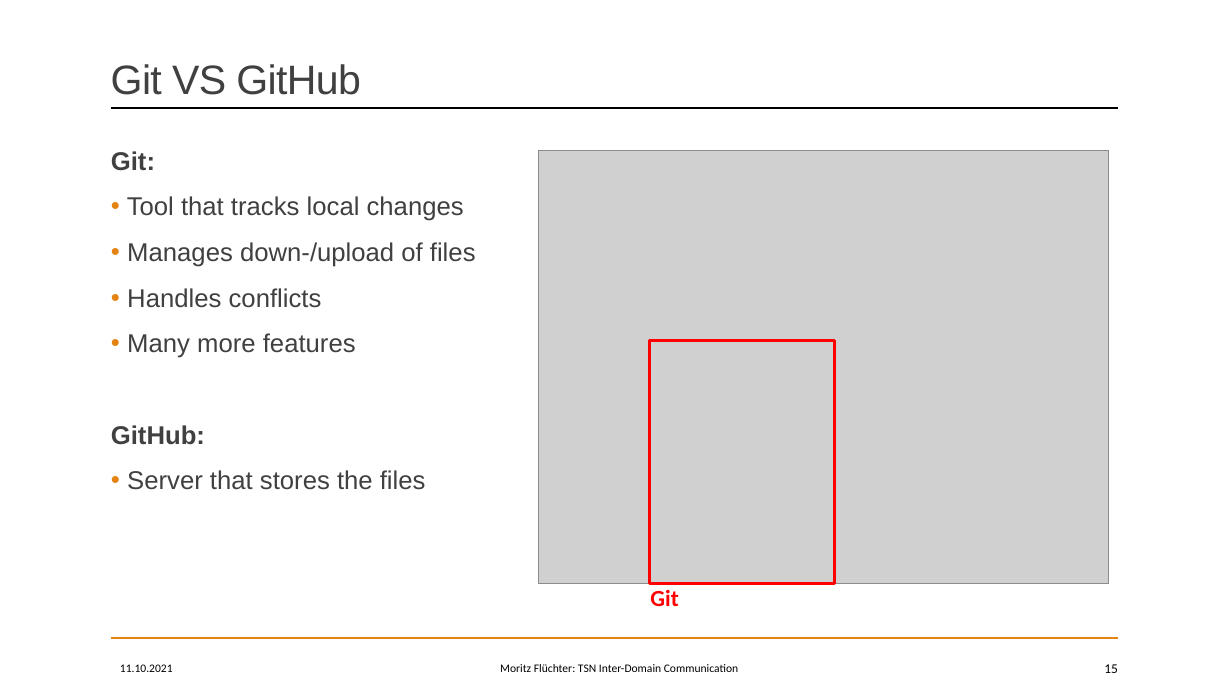
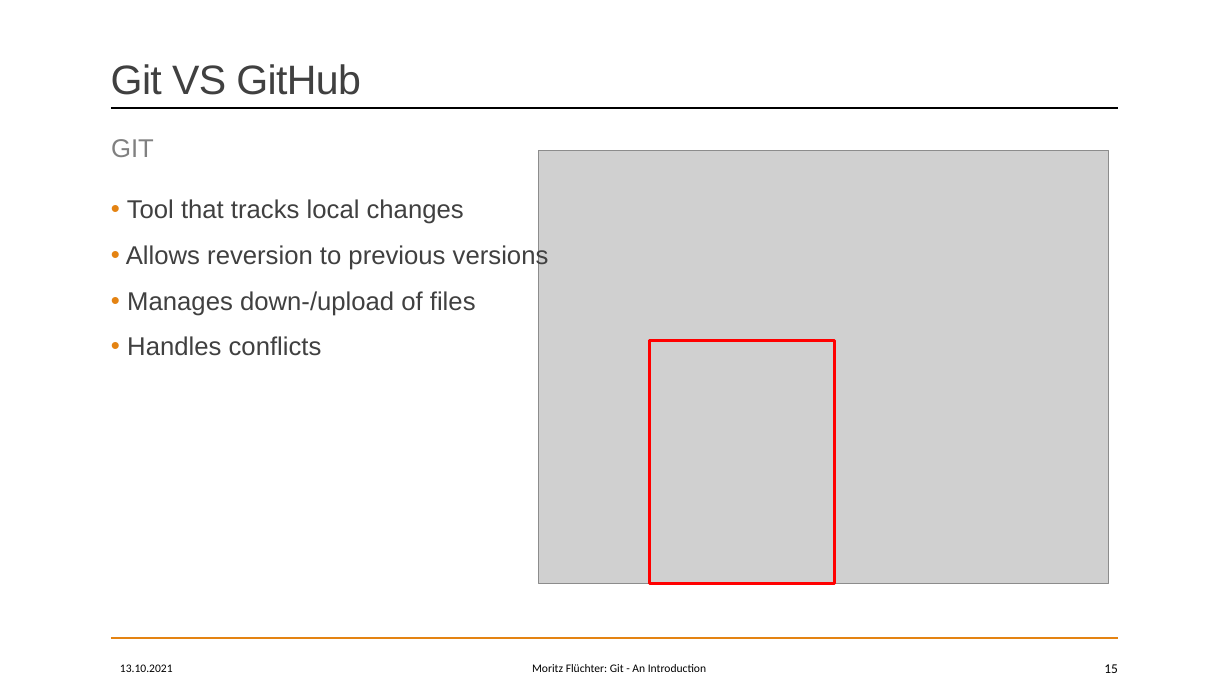
Before and after one commit to MoritzFlu/GitWorkshop, a slide deck: slide 15 of Presentation/01 - Introduction.pptx. Drawn at 1232x693 pixels with LibreOffice and Linux fonts; fonts in the diff are those of the drawing; grey boxes stand for pictures. Boxes give left, top, right and bottom in pixels: in the first picture for what was removed or moved away, otherwise in the second. Text is boxed around its words. In the diff, an @@ line names an element or a change of style, - is before the commit and + after.

Commit message:
Finalized Introduction

```diff
--- a/Presentation/01 - Introduction.pptx
+++ b/Presentation/01 - Introduction.pptx
@@ text at [111,139,154,157]: text changed; size 18 to 20 pt; font Calibri to Arial; text colour #FF0000 to #808080; bold off @@
-Git
+  GIT
@@ text at [111,151,155,171]: paragraph removed @@
-Git:
@@ text at [126,243,549,270]: paragraph added @@
+• Allows reversion to previous versions
@@ text at [111,333,426,490]: paragraphs removed @@
-• Many more features
-GitHub:
-• Server that stores the files
@@ text at [532,664,706,672]: text changed @@
-Moritz Flüchter: TSN Inter-Domain Communication
+Moritz Flüchter: Git - An Introduction
```
Also in this commit, not shown: 13 other slides changed, 2 slides added, 3 slides removed.
